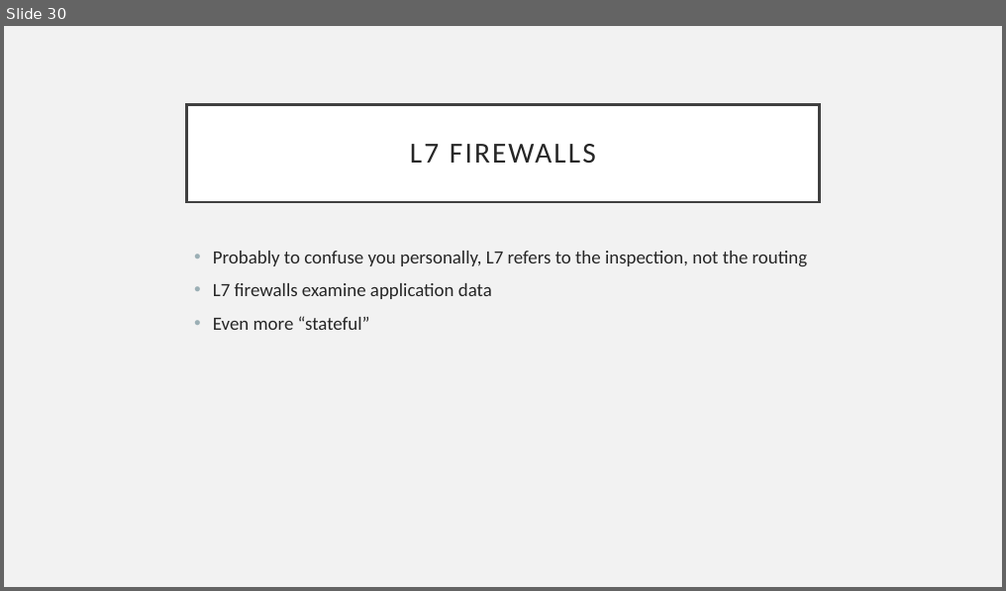
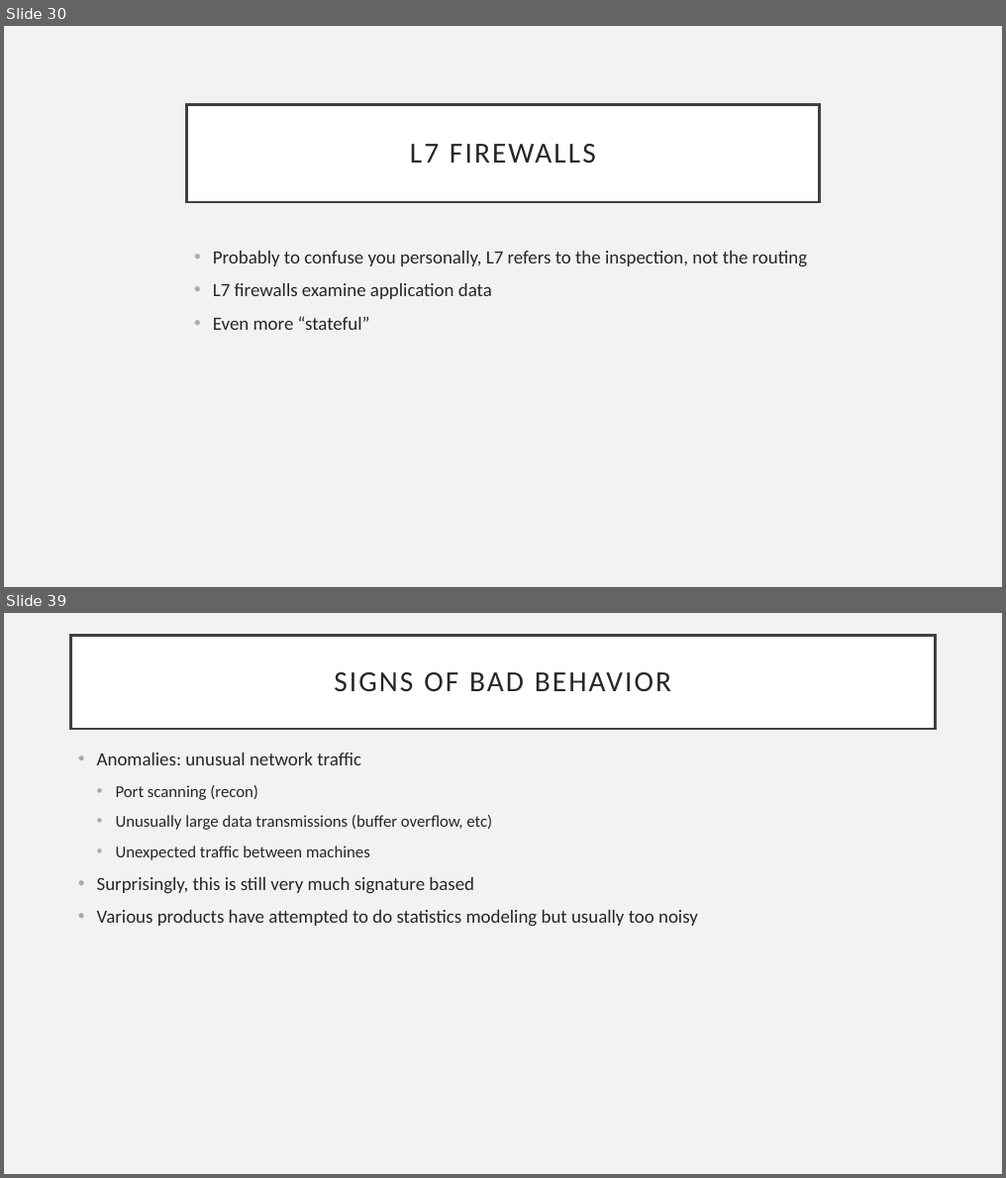
Before and after one commit to CrimsonVista/NetworkSecuritySpring2019, a slide deck: slides/08 Border Security.pptx. Shown one above the other, each under a label of ours: slide 30 before the commit, slides 30 and 39 after it; the slides between them are not shown. The pictures are 1006x591 and 1006x1178 pixels, drawn with LibreOffice and Linux fonts; fonts in the diff are those of the drawing. Boxes give left, top, right and bottom in pixels: in the first picture for what was removed or moved away, otherwise in the second. Text is boxed around its words. In the diff, an @@ line names an element or a change of style, - is before the commit and + after.

```diff
--- a/slides/08 Border Security.pptx
+++ b/slides/08 Border Security.pptx
@@ slide 39 added at box(4, 613, 1002, 1174), background #F2F2F2 @@
@@ title added at box(70, 636, 936, 729), fill #FFFFFF, outline #404040 2.5 pt, 28 pt, text #262626 @@
+SIGNS OF BAD BEHAVIOR
@@ text added at box(97, 753, 698, 927), 18 pt, text #262626 @@
+• Anomalies: unusual network traffic
+  • Port scanning (recon)
+  • Unusually large data transmissions (buffer overflow, etc)
+  • Unexpected traffic between machines
+• Surprisingly, this is still very much signature based
+• Various products have attempted to do statistics modeling but usually too noisy
```
Also in this commit, not shown: 15 other slides added, 1 other file.
